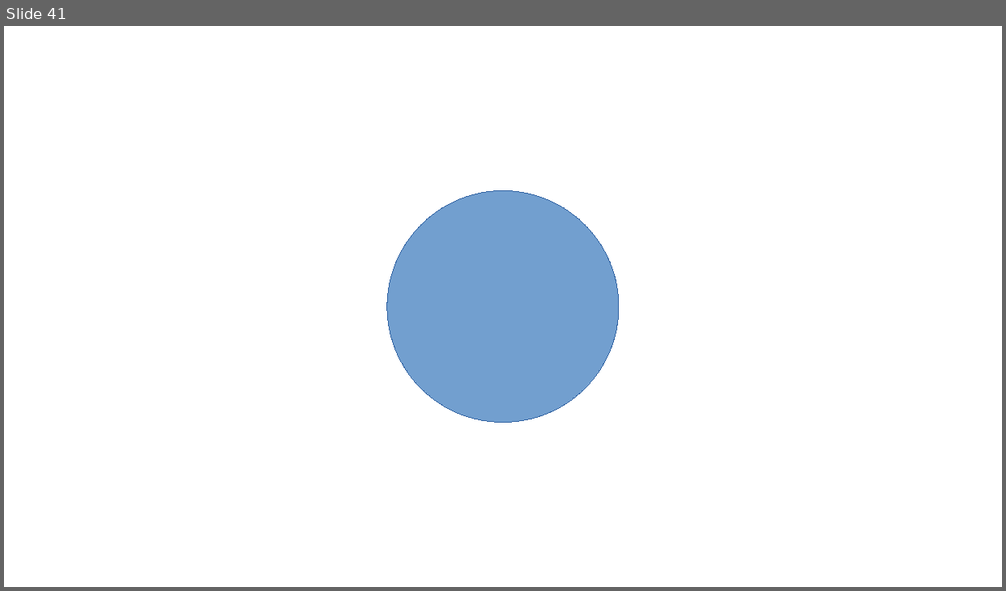
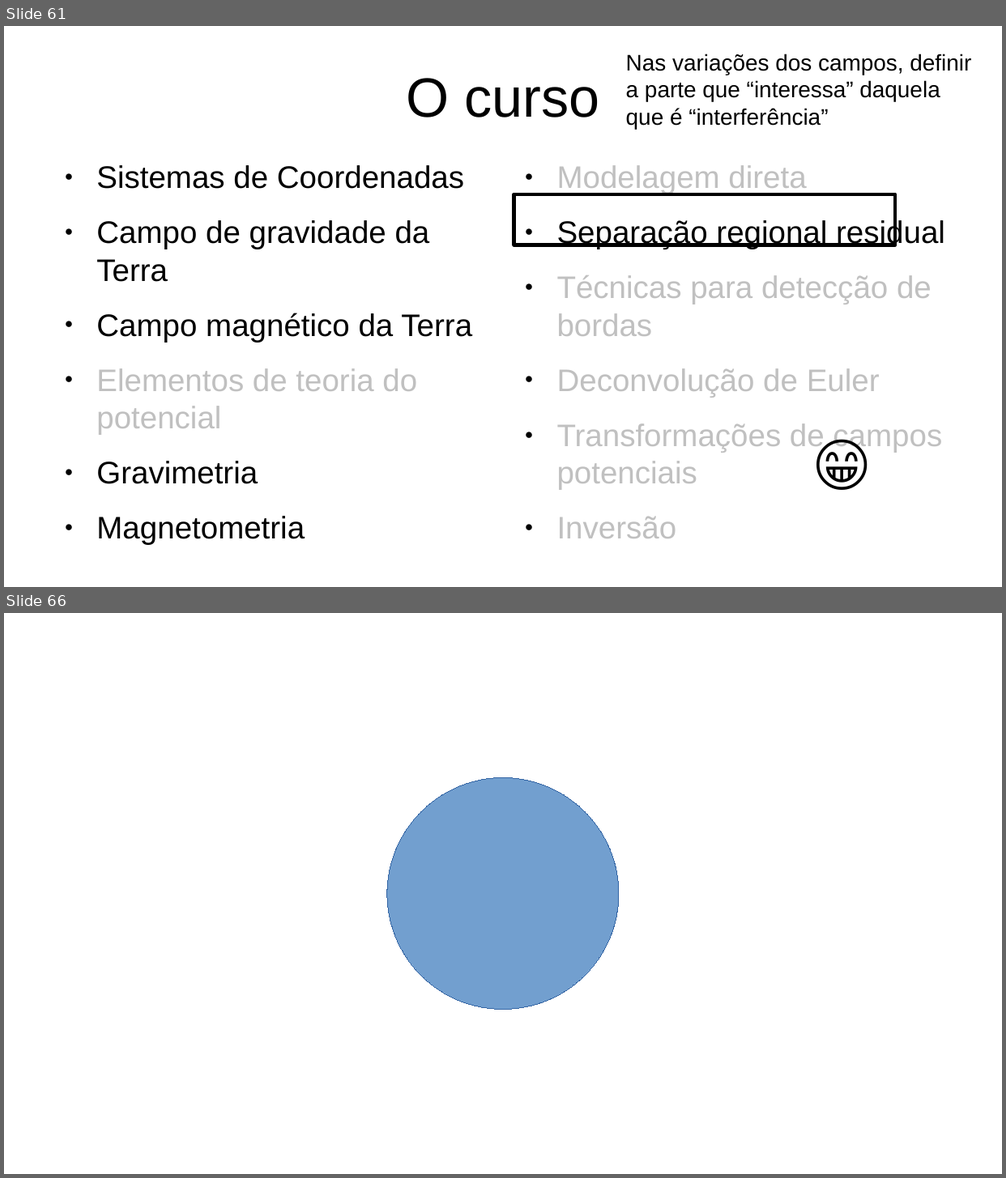
Before and after one commit to birocoles/Intro-grav-mag, a slide deck: slides/aula_1_1.odp. Shown one above the other, each under a label of ours: slide 41 before the commit, slides 61 and 66 after it; the slides between them are not shown. The pictures are 1006x591 and 1006x1178 pixels, drawn with LibreOffice and Linux fonts; fonts in the diff are those of the drawing. Boxes give left, top, right and bottom in pixels: in the first picture for what was removed or moved away, otherwise in the second. Text is boxed around its words. In the diff, an @@ line names an element or a change of style, - is before the commit and + after.

Commit message:
apresentacao do curso

```diff
--- a/slides/aula_1_1.odp
+++ b/slides/aula_1_1.odp
@@ slide 61 added at (4, 26, 1002, 587), background #FFFFFF @@
@@ text added at (626, 54, 971, 129), 18 pt, text #000000 @@
+Nas variações dos campos, definir a parte que “interessa” daquela que é “interferência”
@@ title added at (406, 78, 599, 118), 44 pt, text #000000 @@
+O curso
@@ text added at (96, 165, 472, 484), 24.8 pt, text #000000 @@
+● Sistemas de Coordenadas
+● Campo de gravidade da Terra
+● Campo magnético da Terra
+● Elementos de teoria do potencial
+● Gravimetria
+● Magnetometria
@@ text added at (557, 165, 945, 490), 24.8 pt, text #C0C0C0 @@
+● Modelagem direta
+● Separação regional residual
+● Técnicas para detecção de bordas
+● Deconvolução de Euler
+● Transformações de campos potenciais
+● Inversão
@@ rectangle added at (515, 194, 896, 246), outline #000000 2.83 pt @@
@@ text added at (807, 418, 911, 512), 48 pt, text #000000 @@
+😁
@@ what was slide 41 is now slide 66 @@
```
Also in this commit, not shown: 18 slides changed, 24 other slides added.
